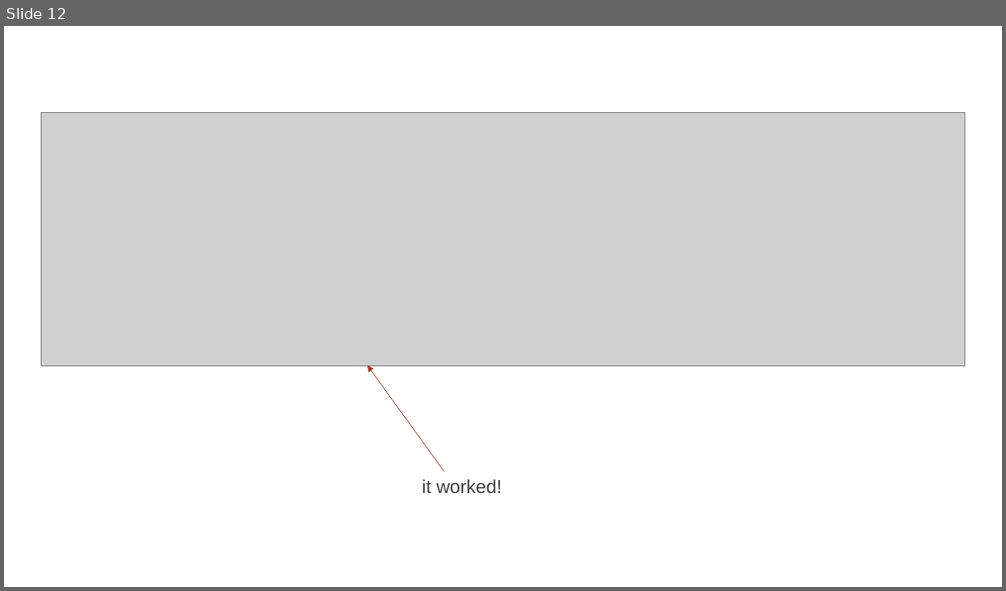
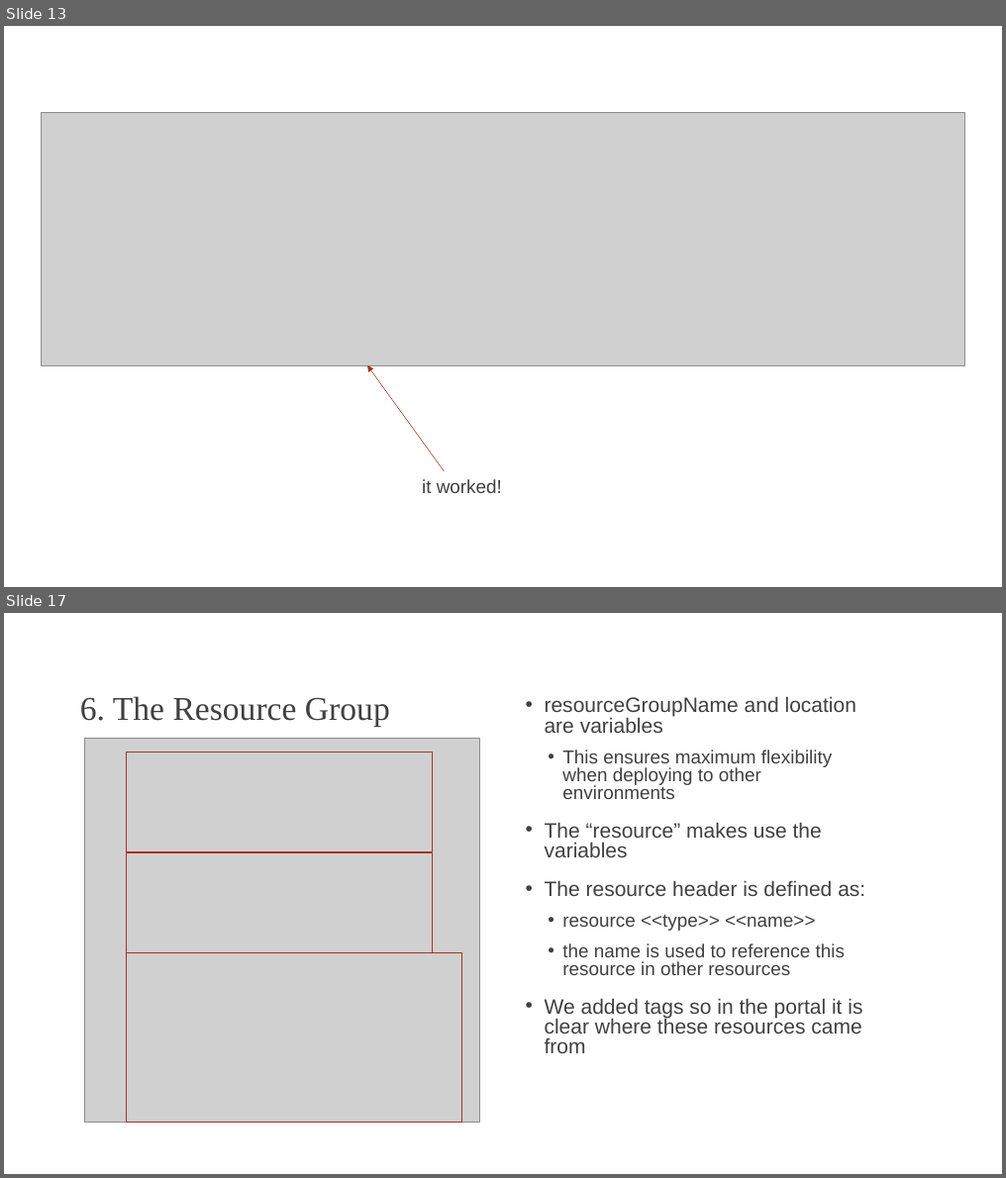
Before and after one commit to johnverbiest/Terraform101-KnowledgeShare, a slide deck: Terraform 101.pptx. Shown one above the other, each under a label of ours: slide 12 before the commit, slides 13 and 17 after it; the slides between them are not shown. The pictures are 1006x591 and 1006x1178 pixels, drawn with LibreOffice and Linux fonts; fonts in the diff are those of the drawing; grey boxes stand for pictures; background and template pictures are left out. Boxes give left, top, right and bottom in pixels: in the first picture for what was removed or moved away, otherwise in the second. Text is boxed around its words. In the diff, an @@ line names an element or a change of style, - is before the commit and + after.

Commit message:
Added a resource group

```diff
--- a/Terraform 101.pptx
+++ b/Terraform 101.pptx
@@ slide 17 added at (4,613,1002,1174), background picture (left out) @@
@@ title added at (80,696,390,727), 32 pt, text #404040 @@
+6. The Resource Group
@@ text added at (545,696,865,1054), 20 pt, text #404040 @@
+• resourceGroupName and location are variables
+  • This ensures maximum flexibility when deploying to other environments
+• The “resource” makes use the variables
+• The resource header is defined as:
+  • resource <<type>> <<name>>
+  • the name is used to reference this resource in other resources
+• We added tags so in the portal it is clear where these resources came from
@@ picture added at (85,738,480,1122) @@
@@ rectangle added at (126,753,433,853), outline #A63121 0.75 pt @@
@@ rectangle added at (126,853,433,953), outline #A63121 0.75 pt @@
@@ rectangle added at (126,953,462,1123), outline #A63121 0.75 pt @@
@@ what was slide 12 is now slide 13 @@
```
Also in this commit, not shown: 2 slides changed, 5 other slides added, 1 other file.
